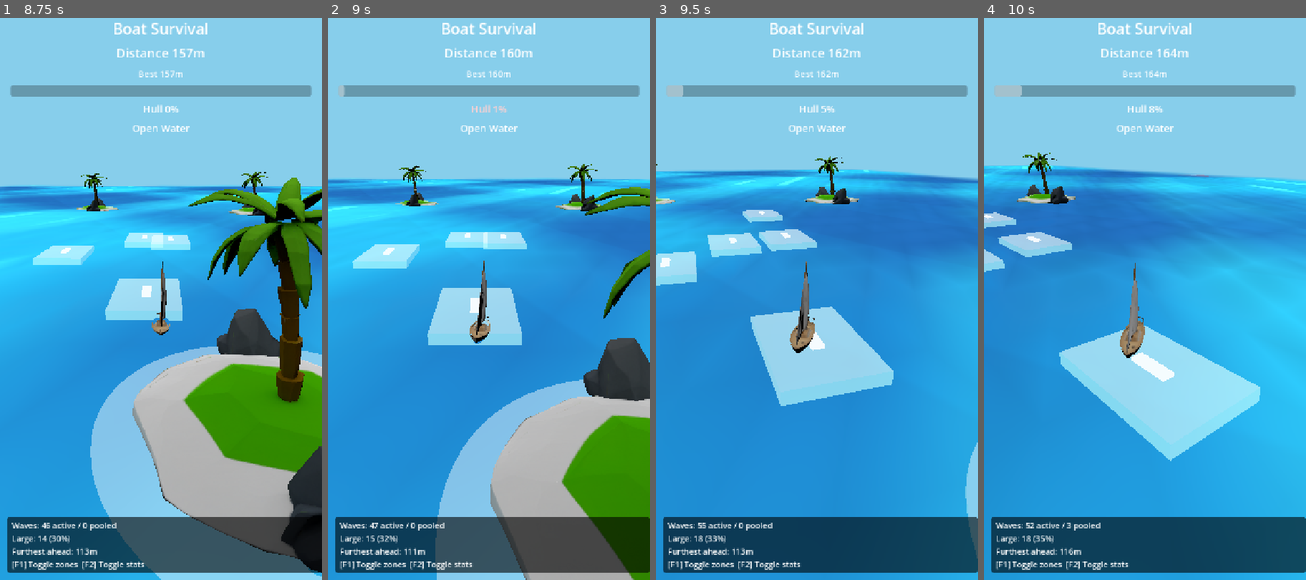
Above: before the commit, frames 1-4 (left to right).
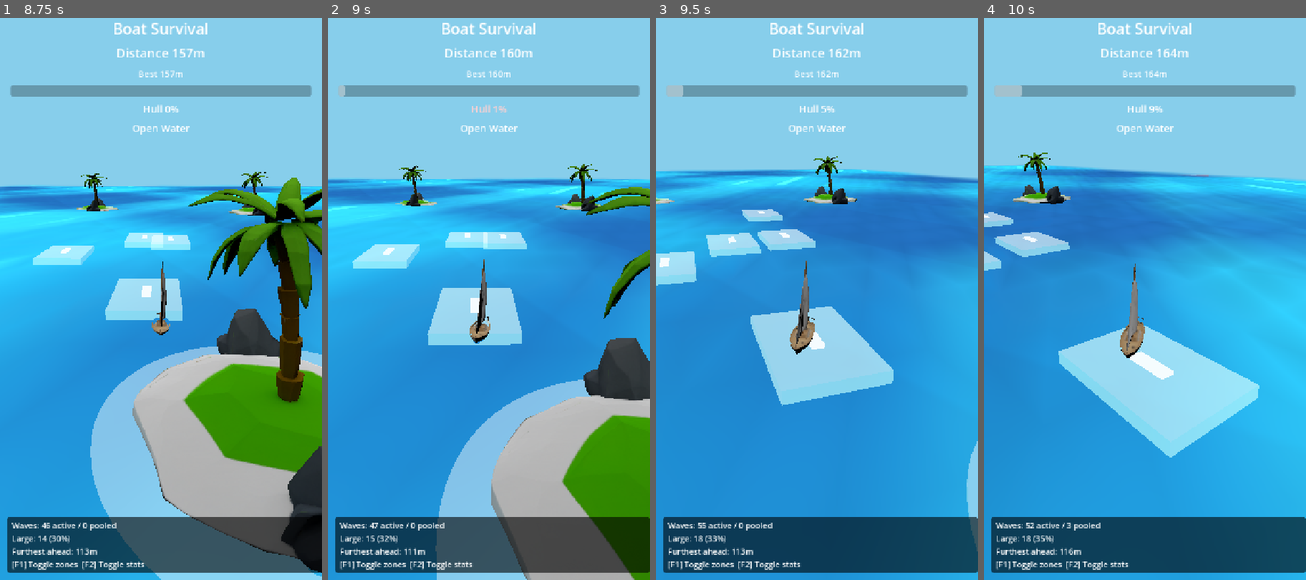
Above: after the commit, the same moments.

Repository: lseyesl/ai_game_board
Game: Godot game, scene res://scenes/main/Main.tscn
Same seed, same stepped clock (60 frames per second), same inputs: the game is played once before the commit and once after it.
Inputs (mouse positions are in pixels of both pictures, inside the frame that each line leads up to):
- Up to frame 1 (8.75 s): tap Enter (ui_accept) at 0.5, 0.77, 3.77, 6.77 s; move the mouse to (144, 405) at 0.52 s; hold W 0.53-1.25 s; tap F at 0.6, 3.6, 6.6 s; click (144, 405) at 0.67 s; drag from (257, 377) to (144, 405) at 1.27 s; move the mouse to (64, 209) at 2.02 s; hold Left (ui_left) 2.03-2.75 s; hold E 2.03-2.75 s; drag from (177, 293) to (64, 209) at 2.77 s; move the mouse to (112, 152) at 3.52 s; hold S 3.53-4.25 s; drag from (231, 265) to (112, 152) at 4.27 s; move the mouse to (96, 321) at 5.02 s; hold W 5.03-5.75 s; hold E 5.03-5.75 s; click (96, 321) at 5.17 s; drag from (193, 169) to (96, 321) at 5.77 s; move the mouse to (144, 405) at 6.52 s; hold Right (ui_right) 6.53-7.25 s; drag from (257, 377) to (144, 405) at 7.27 s; move the mouse to (64, 209) at 8.02 s; hold S from 8.03 s (still down); hold E from 8.03 s (still down)
- Up to frame 2 (9 s): release S at 8.75 s; release E at 8.75 s; drag from (505, 293) to (392, 209) at 8.77 s
- Up to frame 3 (9.5 s): no input
- Up to frame 4 (10 s): move the mouse to (1096, 152) at 9.52 s; hold W from 9.53 s (still down); tap F at 9.6 s; click (1096, 152) at 9.67 s; tap Enter (ui_accept) at 9.77 s

Frame 1 is identical in both runs. In frame 2, 0.4% of the frame differs, in the area x 4-100%, y 12-100%; in frame 3, 0.8%; in frame 4, 1.2%, in the area x 0-97%, y 11-79%.

Commit message:
feat: scale wave difficulty with distance
Ultraworked with [Sisyphus](https://github.com/code-yeongyu/oh-my-openagent)

Co-authored-by: Sisyphus <clio-agent@sisyphuslabs.ai>

Diff:
--- a/scripts/waves/wave_spawner.gd
+++ b/scripts/waves/wave_spawner.gd
@@ -11,6 +11,8 @@
 @export var max_spacing: float = 22.0
 @export var lane_width: float = 12.0
 @export var large_wave_chance: float = 0.28
+@export var max_large_wave_chance: float = 0.45
+@export var full_difficulty_distance: float = 800.0
 
 var ship = null
 var run_model = null
@@ -71,6 +73,27 @@
 	return current_z - min_spacing
 
 
+func get_difficulty_factor() -> float:
+	if run_model == null or full_difficulty_distance <= 0.0:
+		return 0.0
+	return clampf(run_model.distance / full_difficulty_distance, 0.0, 1.0)
+
+
+func get_large_wave_chance() -> float:
+	return lerpf(large_wave_chance, max_large_wave_chance, get_difficulty_factor())
+
+
+func _build_wave_profile(push_direction: float, is_large_wave: bool) -> WaveProfile:
+	var profile = WaveProfileScript.large(push_direction) if is_large_wave else WaveProfileScript.small(push_direction)
+	if not is_large_wave:
+		return profile
+	var difficulty := get_difficulty_factor()
+	profile.turn_push *= lerpf(1.0, 1.25, difficulty)
+	profile.lateral_force = lerpf(7.0, 10.5, difficulty)
+	profile.damage_per_second = lerpf(5.0, 8.5, difficulty)
+	return profile
+
+
 func _ship_forward() -> Vector3:
 	if ship != null and ship is Node3D:
 		var fwd: Vector3 = -ship.global_transform.basis.z.normalized()
@@ -115,11 +138,14 @@
 	wave.spawner = self
 	var push_direction := randf_range(0.35, 0.95)
 	push_direction *= -1.0 if randf() < 0.5 else 1.0
-	var profile = WaveProfileScript.large(push_direction) if randf() < large_wave_chance else WaveProfileScript.small(push_direction)
+	var profile = _build_wave_profile(push_direction, randf() < get_large_wave_chance())
 	if profile.is_large:
-		profile.lateral_force = randf_range(5.0, 9.0)
+		var difficulty := get_difficulty_factor()
+		var lateral_multiplier := lerpf(1.0, 1.22, difficulty)
+		var damage_multiplier := lerpf(1.0, 1.375, difficulty)
+		profile.lateral_force = randf_range(5.0, 9.0) * lateral_multiplier
 		profile.speed_multiplier = randf_range(0.5, 0.7)
-		profile.damage_per_second = randf_range(4.0, 8.0)
+		profile.damage_per_second = randf_range(4.0, 8.0) * damage_multiplier
 	wave.reset_for_spawn(spawn_position, profile)
 	var drift_sign := -1.0 if randf() < 0.5 else 1.0
 	wave.configure_drift(right * drift_sign * profile.drift_speed)
--- a/tests/unit/test_wave_spawner.gd
+++ b/tests/unit/test_wave_spawner.gd
@@ -3,6 +3,7 @@
 const WaveSpawnerScript = preload("res://scripts/waves/wave_spawner.gd")
 const WaveZoneScript = preload("res://scripts/waves/wave_zone.gd")
 const WaveProfileScript = preload("res://scripts/waves/wave_profile.gd")
+const RunModelScript = preload("res://scripts/core/run_model.gd")
 
 
 func run() -> Array[String]:
@@ -86,6 +87,29 @@
 	if wave_c.is_large != profile.is_large:
 		failures.append("reset_for_spawn should configure is_large from profile")
 
+	# Test: distance-based difficulty keeps the start friendly and ramps wave threat later
+	var difficulty_spawner = WaveSpawnerScript.new()
+	if not is_equal_approx(difficulty_spawner.get_difficulty_factor(), 0.0):
+		failures.append("wave difficulty should start at the base value before the player travels")
+	var difficulty_model = RunModelScript.new()
+	difficulty_model.distance = 800.0
+	difficulty_spawner.run_model = difficulty_model
+	if difficulty_spawner.get_difficulty_factor() < 0.99:
+		failures.append("wave difficulty should reach full pressure after long travel distance")
+	if difficulty_spawner.get_large_wave_chance() <= difficulty_spawner.large_wave_chance:
+		failures.append("large wave chance should increase with travel distance")
+
+	var scaled_large_profile = difficulty_spawner._build_wave_profile(0.8, true)
+	if scaled_large_profile.damage_per_second <= 8.0:
+		failures.append("large wave damage should scale above the current maximum at high distance")
+	if scaled_large_profile.lateral_force <= 9.0:
+		failures.append("large wave lateral force should scale above the current maximum at high distance")
+	if scaled_large_profile.turn_push <= 0.8:
+		failures.append("large wave turn push should scale with travel distance")
+	var scaled_small_profile = difficulty_spawner._build_wave_profile(0.4, false)
+	if scaled_small_profile.damage_per_second != 0.0:
+		failures.append("small waves should stay non-damaging during progressive difficulty")
+
 	# Test: cleanup-driven reuse during _process
 	# Ship faces -Z (default), so "behind" = positive Z direction.
 	# Place a wave at z=+64 which is well behind the ship (cleanup_distance_behind=25).
